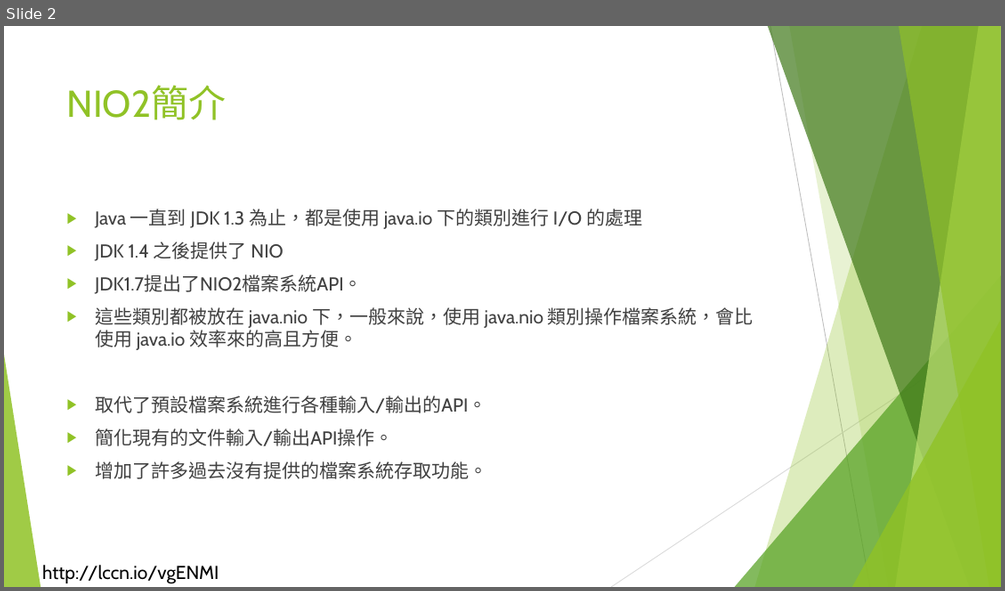
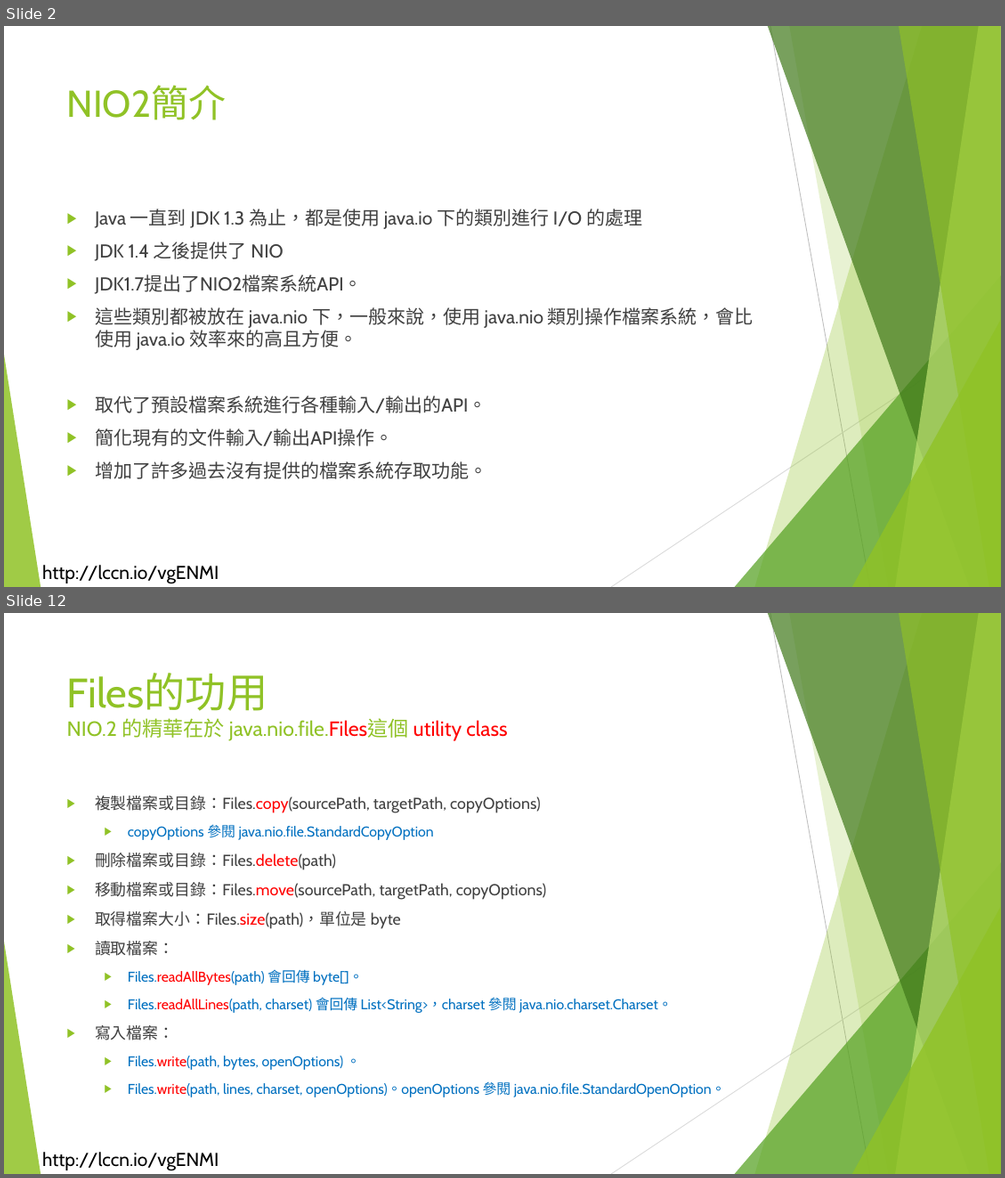
Before and after one commit to liulawsi/My_PPTs, a slide deck: LCC/Java/11_Nio2概要.pptx. Shown one above the other, each under a label of ours: slide 2 before the commit, slides 2 and 12 after it; the slides between them are not shown. The pictures are 1005x591 and 1005x1178 pixels, drawn with LibreOffice and Linux fonts; fonts in the diff are those of the drawing; background and template pictures are left out. Boxes give left, top, right and bottom in pixels: in the first picture for what was removed or moved away, otherwise in the second. Text is boxed around its words. In the diff, an @@ line names an element or a change of style, - is before the commit and + after.

```diff
--- a/LCC/Java/11_Nio2概要.pptx
+++ b/LCC/Java/11_Nio2概要.pptx
@@ slide 12 added at <box>4,613,1001,1174</box>, background #FFFFFF; not listed: 11 template elements that a slide beside it also shows @@
@@ title added at <box>67,673,507,741</box>, 19.8 pt, text #90C226 @@
+Files的功用
+NIO.2 的精華在於 java.nio.file.Files這個 utility class
@@ text added at <box>95,795,726,1097</box>, 13.6 pt, text #0070C0 @@
+▶ 複製檔案或目錄：Files.copy(sourcePath, targetPath, copyOptions)
+  ▶ copyOptions 參閱 java.nio.file.StandardCopyOption
+▶ 刪除檔案或目錄：Files.delete(path)
+▶ 移動檔案或目錄：Files.move(sourcePath, targetPath, copyOptions)
+▶ 取得檔案大小：Files.size(path)，單位是 byte
+▶ 讀取檔案：
+  ▶ Files.readAllBytes(path) 會回傳 byte[]。
+  ▶ Files.readAllLines(path, charset) 會回傳 List<String>，charset 參閱 java.nio.charset.Charset。
+▶ 寫入檔案：
+  ▶ Files.write(path, bytes, openOptions) 。
+  ▶ Files.write(path, lines, charset, openOptions)。openOptions 參閱 java.nio.file.StandardOpenOption。
```
Also in this commit, not shown: 2 slides changed, 15 other slides added, 2 slides removed, 2 other files.
